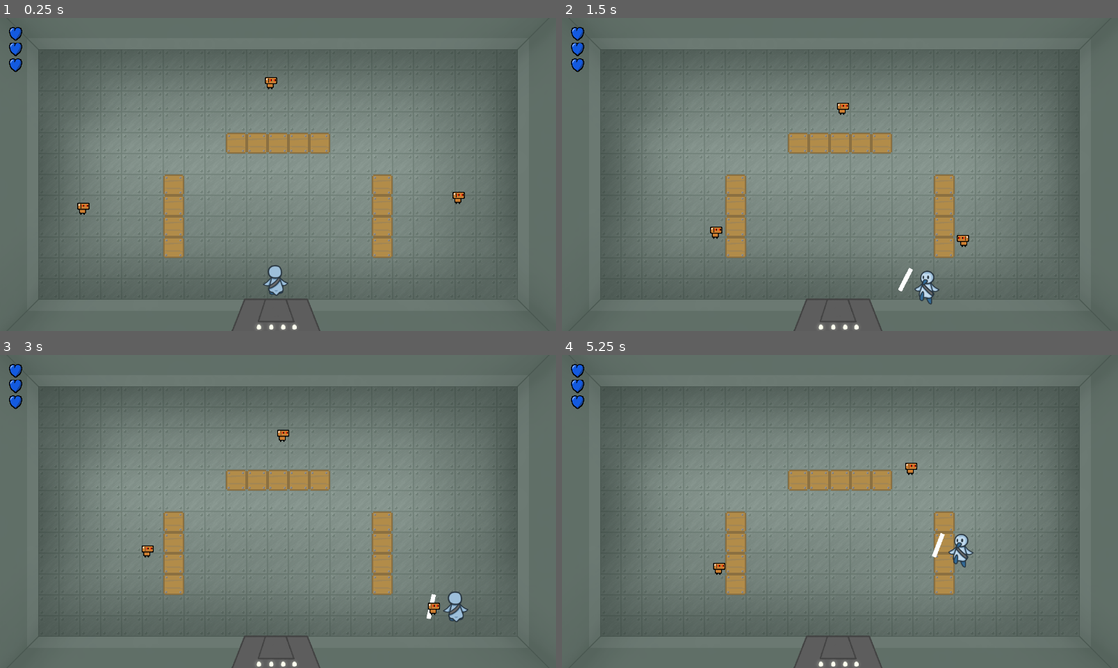
Above: before the commit, frames 1-4 (two rows, left to right).
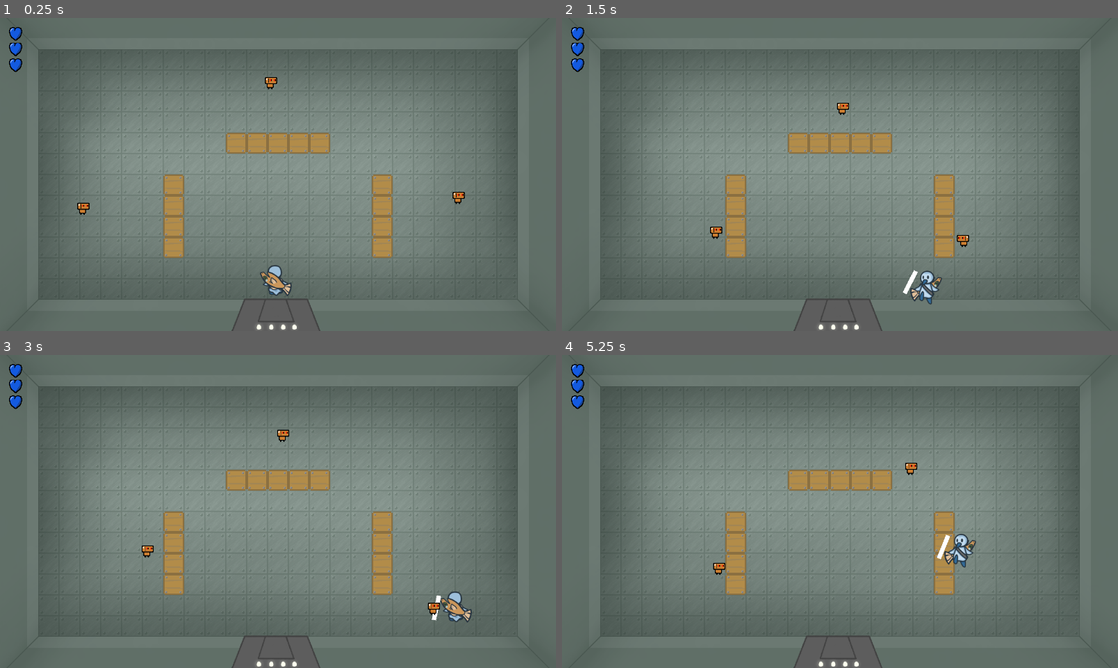
Above: after the commit, the same moments.

Repository: actually-reb/fenrir-2020
Game: Godot game, scene res://scene/Main.tscn
Same seed, same stepped clock (60 frames per second), same inputs: the game is played once before the commit and once after it.
Inputs (mouse positions are in pixels of both pictures, inside the frame that each line leads up to):
- Up to frame 1 (0.25 s): no input
- Up to frame 2 (1.5 s): move the mouse to (962, 158) at 0.52 s; hold D (move_right) 0.53-1.28 s; click (962, 158) at 0.67 s; move the mouse to (728, 190) at 1.27 s; hold S (move_down) from 1.28 s (still down); click (728, 190) at 1.42 s
- Up to frame 3 (3 s): move the mouse to (333, 442) at 2.02 s; release S (move_down) at 2.03 s; hold D (move_right) 2.03-2.78 s; click (333, 442) at 2.17 s; move the mouse to (250, 574) at 2.77 s; hold W (move_up) from 2.78 s (still down); click (250, 574) at 2.92 s
- Up to frame 4 (5.25 s): move the mouse to (1006, 558) at 3.52 s; release W (move_up) at 3.53 s; hold A (move_left) 3.53-5.03 s; click (1006, 558) at 3.67 s; move the mouse to (673, 464) at 4.27 s; click (673, 464) at 4.42 s; move the mouse to (867, 511) at 5.02 s; hold S (move_down) from 5.03 s (still down); click (867, 511) at 5.17 s

The runs differ from the first frame. In frame 1, 0.2% of the frame differs, in the area x 46-53%, y 80-89%; in frame 2, 0.2%; in frame 3, 0.3%, in the area x 76-85%, y 76-86%; in frame 4, 0.2%.

Commit message:
added powerups and powerup rooms

Diff:
--- a/entity/EnemySpawner.gd
+++ b/entity/EnemySpawner.gd
@@ -1,10 +1,15 @@
 extends Position2D
+
+export var spawn_one = false
 
 var TINY_ROBOT = preload("res://entity/TinyRobot.tscn")
 
 func _ready():
-	var global = get_node("/root/Global")
-	spawn_tiny_robots(min(global.current_floor, 16))
+	if spawn_one:
+		spawn_tiny_robots(1)
+	else:
+		var global = get_node("/root/Global")
+		spawn_tiny_robots(min(global.current_floor, 25))
 
 func spawn_tiny_robots(num):
 	var space = 32
--- a/entity/MeleeAttack.gd
+++ b/entity/MeleeAttack.gd
@@ -4,7 +4,9 @@
 var speed = 1000
 
 func _ready():
-	pass
+	var Global = get_node("/root/Global")
+	var p = Global.width_powerups
+	scale.y = 1 + log(p + 1) / 2
 
 func _physics_process(delta):
 	rotation = direction.angle()
--- a/entity/Player.gd
+++ b/entity/Player.gd
@@ -1,5 +1,6 @@
 extends KinematicBody2D
 
+onready var Global = get_node("/root/Global")
 onready var invuln_timer = $InvulnTimer
 onready var melee_attack_timer = $MeleeAttackTimer
 onready var animated_sprite = $AnimatedSprite
@@ -16,6 +17,9 @@
 var push_velocity = Vector2()
 var push_decel = 1500
 
+var melee_time = 0.5
+var attack_held = false
+
 var health = 6
 
 func _ready():
@@ -26,6 +30,8 @@
 		visible = not visible
 	else:
 		visible = true
+	if attack_held and $MeleeAttackTimer.is_stopped():
+		melee_attack((get_viewport().get_mouse_position() - position).normalized())
 
 func _physics_process(delta):
 	var move = Vector2()
@@ -55,9 +61,9 @@
 	push_velocity = push_velocity.normalized() * max(0, push_velocity.length() - push_decel * delta)
 
 func _input(event):
-	if event is InputEventMouseButton and event.button_index == BUTTON_LEFT and event.pressed:
-		var mouse_dir = (event.position - position).normalized()
-		melee_attack(mouse_dir)
+	if event is InputEventMouseButton and event.button_index == BUTTON_LEFT:
+		if event.pressed:
+			attack_held = true
 
 func set_walk_animation(dir):
 	if dir == Vector2():
@@ -79,7 +85,10 @@
 func melee_attack(dir):
 	if melee_attack_timer.is_stopped():
 		$MeleeSound.play()
+
+		melee_attack_timer.wait_time = max(0.05, melee_time - log(Global.speed_powerups + 1) / 9)
 		melee_attack_timer.start()
+		attack_held = false
 		var atk = MELEE_ATTACK.instance()
 		atk.direction = dir
 		add_child(atk)
--- a/entity/Player.tscn
+++ b/entity/Player.tscn
@@ -4,12 +4,12 @@
 [ext_resource path="res://sprite/obj_player_right_2.png" type="Texture" id=2]
 [ext_resource path="res://sfx/woosh_sound001.wav" type="AudioStream" id=3]
 [ext_resource path="res://sprite/obj_player_left_2.png" type="Texture" id=4]
-[ext_resource path="res://sprite/obj_player_up(real)_2.png" type="Texture" id=5]
-[ext_resource path="res://sprite/obj_player_down.png" type="Texture" id=6]
+[ext_resource path="res://sprite/player_fish_up_2.png" type="Texture" id=5]
+[ext_resource path="res://sprite/player_fish_down.png" type="Texture" id=6]
 [ext_resource path="res://sprite/obj_player_right.png" type="Texture" id=7]
-[ext_resource path="res://sprite/obj_player_up(real).png" type="Texture" id=8]
+[ext_resource path="res://sprite/player_fish_down_2.png" type="Texture" id=8]
 [ext_resource path="res://sprite/obj_player_left.png" type="Texture" id=9]
-[ext_resource path="res://sprite/obj_player_down_2.png" type="Texture" id=10]
+[ext_resource path="res://sprite/player_fish_up.png" type="Texture" id=10]
 
 [sub_resource type="SpriteFrames" id=2]
 animations = [ {
@@ -23,12 +23,12 @@
 "name": "left",
 "speed": 5.0
 }, {
-"frames": [ ExtResource( 8 ), ExtResource( 5 ) ],
+"frames": [ ExtResource( 10 ), ExtResource( 5 ) ],
 "loop": true,
 "name": "up",
 "speed": 5.0
 }, {
-"frames": [ ExtResource( 6 ), ExtResource( 10 ) ],
+"frames": [ ExtResource( 6 ), ExtResource( 8 ) ],
 "loop": true,
 "name": "down",
 "speed": 5.0
--- /dev/null
+++ b/entity/powerup/PowerupBase.gd
@@ -0,0 +1,14 @@
+extends Area2D
+
+signal powerup_collected
+
+func _ready():
+	pass
+
+func collect(player):
+	pass
+
+func _on_PowerupBase_body_entered(body):
+	if body and body.is_in_group("player"):
+		collect(body)
+		emit_signal("powerup_collected")
--- /dev/null
+++ b/entity/powerup/PowerupBase.tscn
@@ -0,0 +1,18 @@
+[gd_scene load_steps=3 format=2]
+
+[ext_resource path="res://entity/powerup/PowerupBase.gd" type="Script" id=1]
+
+[sub_resource type="RectangleShape2D" id=1]
+extents = Vector2( 24, 24 )
+
+[node name="PowerupBase" type="Area2D" groups=[
+"powerup",
+]]
+script = ExtResource( 1 )
+
+[node name="Sprite" type="Sprite" parent="."]
+
+[node name="CollisionShape2D" type="CollisionShape2D" parent="."]
+visible = false
+shape = SubResource( 1 )
+[connection signal="body_entered" from="." to="." method="_on_PowerupBase_body_entered"]
--- /dev/null
+++ b/entity/powerup/PowerupHealth.gd
@@ -0,0 +1,7 @@
+extends "res://entity/powerup/PowerupBase.gd"
+
+func _ready():
+	pass
+
+func collect(player):
+	player.health += 2
--- /dev/null
+++ b/entity/powerup/PowerupHealth.tscn
@@ -0,0 +1,11 @@
+[gd_scene load_steps=4 format=2]
+
+[ext_resource path="res://entity/powerup/PowerupBase.tscn" type="PackedScene" id=1]
+[ext_resource path="res://sprite/powerup_health.png" type="Texture" id=2]
+[ext_resource path="res://entity/powerup/PowerupHealth.gd" type="Script" id=3]
+
+[node name="PowerupHealth" instance=ExtResource( 1 )]
+script = ExtResource( 3 )
+
+[node name="Sprite" parent="." index="0"]
+texture = ExtResource( 2 )
--- /dev/null
+++ b/entity/powerup/PowerupSpeed.gd
@@ -0,0 +1,9 @@
+extends "res://entity/powerup/PowerupBase.gd"
+
+onready var Global = get_node("/root/Global")
+
+func _ready():
+	pass
+
+func collect(player):
+	Global.speed_powerups += 1
--- /dev/null
+++ b/entity/powerup/PowerupSpeed.tscn
@@ -0,0 +1,11 @@
+[gd_scene load_steps=4 format=2]
+
+[ext_resource path="res://entity/powerup/PowerupBase.tscn" type="PackedScene" id=1]
+[ext_resource path="res://sprite/powerup_speed.png" type="Texture" id=2]
+[ext_resource path="res://entity/powerup/PowerupSpeed.gd" type="Script" id=3]
+
+[node name="PowerupSpeed" instance=ExtResource( 1 )]
+script = ExtResource( 3 )
+
+[node name="Sprite" parent="." index="0"]
+texture = ExtResource( 2 )
--- /dev/null
+++ b/entity/powerup/PowerupWidth.gd
@@ -0,0 +1,9 @@
+extends "res://entity/powerup/PowerupBase.gd"
+
+onready var Global = get_node("/root/Global")
+
+func _ready():
+	pass
+
+func collect(player):
+	Global.width_powerups += 1
--- /dev/null
+++ b/entity/powerup/PowerupWidth.tscn
@@ -0,0 +1,11 @@
+[gd_scene load_steps=4 format=2]
+
+[ext_resource path="res://entity/powerup/PowerupBase.tscn" type="PackedScene" id=1]
+[ext_resource path="res://sprite/powerup_width.png" type="Texture" id=2]
+[ext_resource path="res://entity/powerup/PowerupWidth.gd" type="Script" id=3]
+
+[node name="PowerupWidth" instance=ExtResource( 1 )]
+script = ExtResource( 3 )
+
+[node name="Sprite" parent="." index="0"]
+texture = ExtResource( 2 )
--- /dev/null
+++ b/floors/BaseFloor.gd
@@ -0,0 +1,12 @@
+extends Node2D
+
+var powerups
+
+func _ready():
+	powerups = get_tree().get_nodes_in_group("powerup")
+	for p in powerups:
+		p.connect("powerup_collected", self, "remove_powerups")
+
+func remove_powerups():
+	for p in powerups:
+		p.queue_free()
--- a/floors/BaseFloor.tscn
+++ b/floors/BaseFloor.tscn
@@ -1,6 +1,7 @@
-[gd_scene load_steps=6 format=2]
+[gd_scene load_steps=7 format=2]
 
 [ext_resource path="res://sprite/floor.png" type="Texture" id=1]
+[ext_resource path="res://floors/BaseFloor.gd" type="Script" id=2]
 
 [sub_resource type="RectangleShape2D" id=1]
 extents = Vector2( 568.052, 144 )
@@ -16,11 +17,15 @@
 
 [node name="BaseFloor" type="Node2D"]
 z_index = -5
+script = ExtResource( 2 )
 
 [node name="Floor" type="StaticBody2D" parent="." groups=[
 "wall",
 ]]
 z_index = -1
+__meta__ = {
+"_edit_lock_": true
+}
 
 [node name="Sprite" type="Sprite" parent="Floor"]
 texture = ExtResource( 1 )
--- /dev/null
+++ b/floors/item/ItemFloor1.tscn
@@ -0,0 +1,22 @@
+[gd_scene load_steps=6 format=2]
+
+[ext_resource path="res://floors/BaseFloor.tscn" type="PackedScene" id=1]
+[ext_resource path="res://entity/powerup/PowerupHealth.tscn" type="PackedScene" id=2]
+[ext_resource path="res://entity/powerup/PowerupSpeed.tscn" type="PackedScene" id=3]
+[ext_resource path="res://entity/powerup/PowerupWidth.tscn" type="PackedScene" id=4]
+[ext_resource path="res://entity/EnemySpawner.tscn" type="PackedScene" id=5]
+
+[node name="BaseFloor" instance=ExtResource( 1 )]
+
+[node name="PowerupSpeed" parent="." index="1" instance=ExtResource( 3 )]
+position = Vector2( 640, 192 )
+
+[node name="PowerupWidth" parent="." index="2" instance=ExtResource( 4 )]
+position = Vector2( 784, 192 )
+
+[node name="PowerupHealth" parent="." index="3" instance=ExtResource( 2 )]
+position = Vector2( 496, 192 )
+
+[node name="EnemySpawner" parent="." index="4" instance=ExtResource( 5 )]
+position = Vector2( 1072, 168 )
+spawn_one = true
--- a/scene/Game.gd
+++ b/scene/Game.gd
@@ -10,6 +10,7 @@
 var room
 
 var floors = []
+var item_floors = []
 
 func _ready():
 	player = PLAYER.instance()
@@ -21,7 +22,14 @@
 		while file_name != "":
 			if file_name != "." and file_name != "..":
 				floors.push_back(load("res://floors/designs/" + file_name))
-				print(file_name)
+			file_name = dir.get_next()
+
+	if dir.open("res://floors/item/") == OK:
+		dir.list_dir_begin()
+		var file_name = dir.get_next()
+		while file_name != "":
+			if file_name != "." and file_name != "..":
+				item_floors.push_back(load("res://floors/item/" + file_name))
 			file_name = dir.get_next()
 
 	randomize()
@@ -41,10 +49,16 @@
 	room.remove_child(player)
 	call_deferred("remove_child", room)
 	room.queue_free()
-	load_room(random_floor())
+	if Global.current_floor % 5 == 1:
+		load_room(random_item_floor())
+	else:
+		load_room(random_floor())
 
 func random_floor():
 	return floors[randi() % floors.size()]
+
+func random_item_floor():
+	return item_floors[randi() % item_floors.size()]
 
 func _process(delta):
 	if player:
--- a/scene/Global.gd
+++ b/scene/Global.gd
@@ -1,9 +1,13 @@
 extends Node
 
 var current_floor
+var speed_powerups
+var width_powerups
 
 func _ready():
 	reset_game()
 
 func reset_game():
 	current_floor = 1
+	speed_powerups = 0
+	width_powerups = 0
